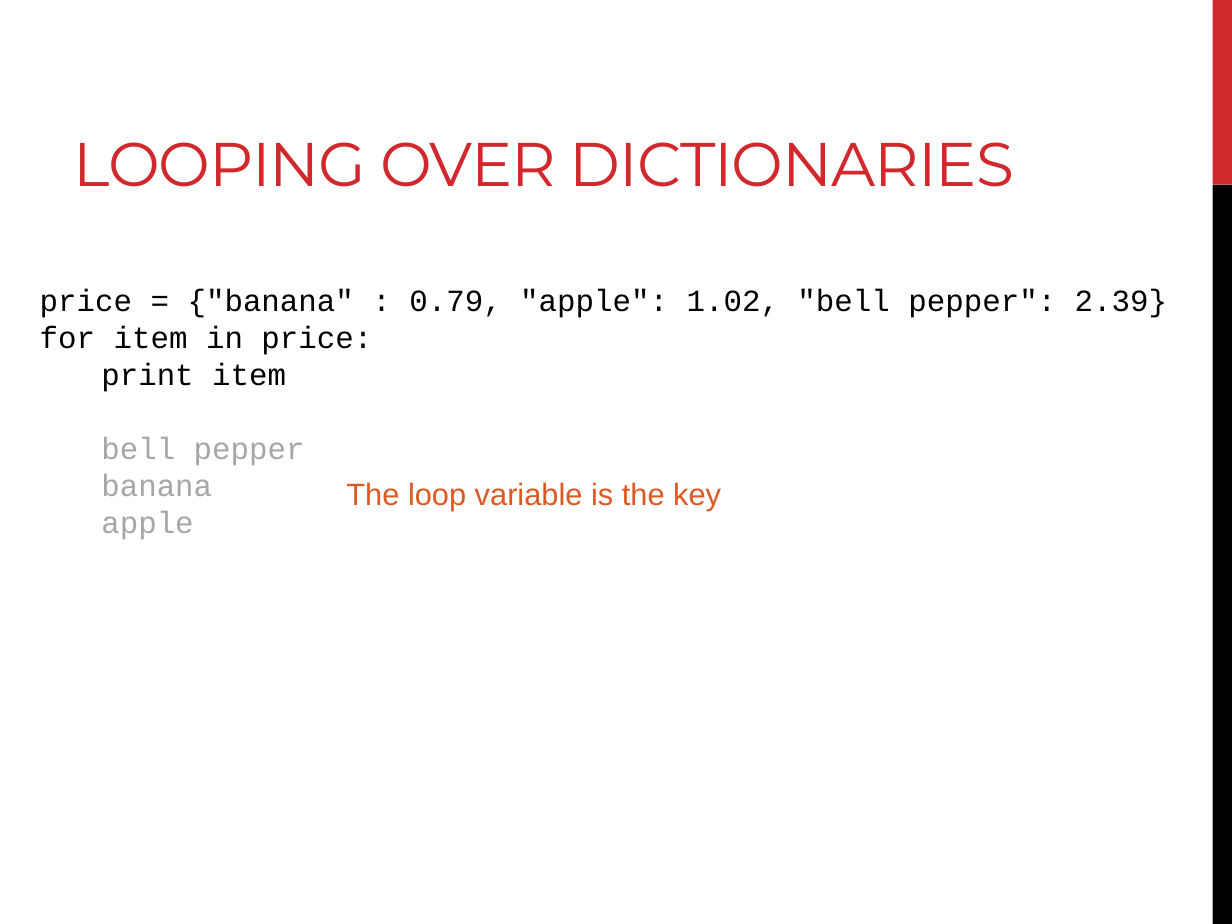
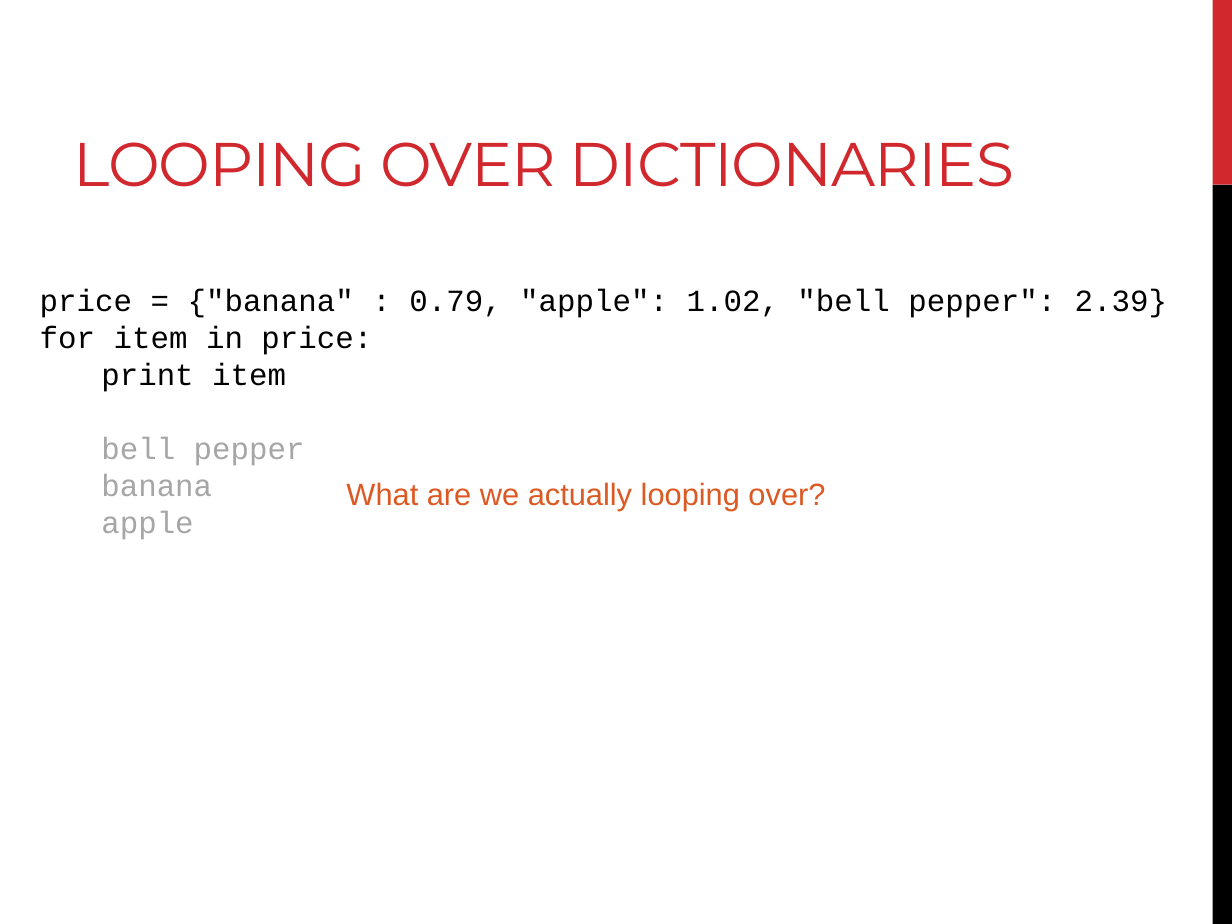
Before and after one commit to BjornFJohansson/ccbb_bigdata2015_python, a slide deck: slide 49 of slides/day2_slides.pptx (slide 44 before the commit). Drawn at 1232x924 pixels with LibreOffice and Linux fonts; fonts in the diff are those of the drawing. Boxes give left, top, right and bottom in pixels: in the first picture for what was removed or moved away, otherwise in the second. Text is boxed around its words. In the diff, an @@ line names an element or a change of style, - is before the commit and + after.

```diff
--- a/slides/day2_slides.pptx
+++ b/slides/day2_slides.pptx
@@ text at (346, 482, 825, 511): text changed @@
-The loop variable is the key
+What are we actually looping over?
```
Also in this commit, not shown: 3 other slides changed, 5 slides added, 7 other files.
